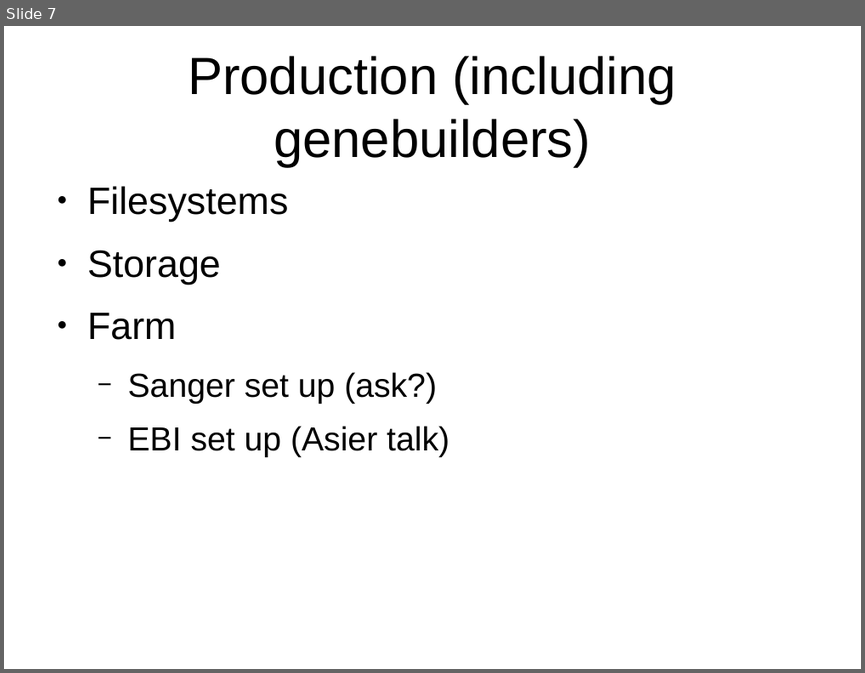
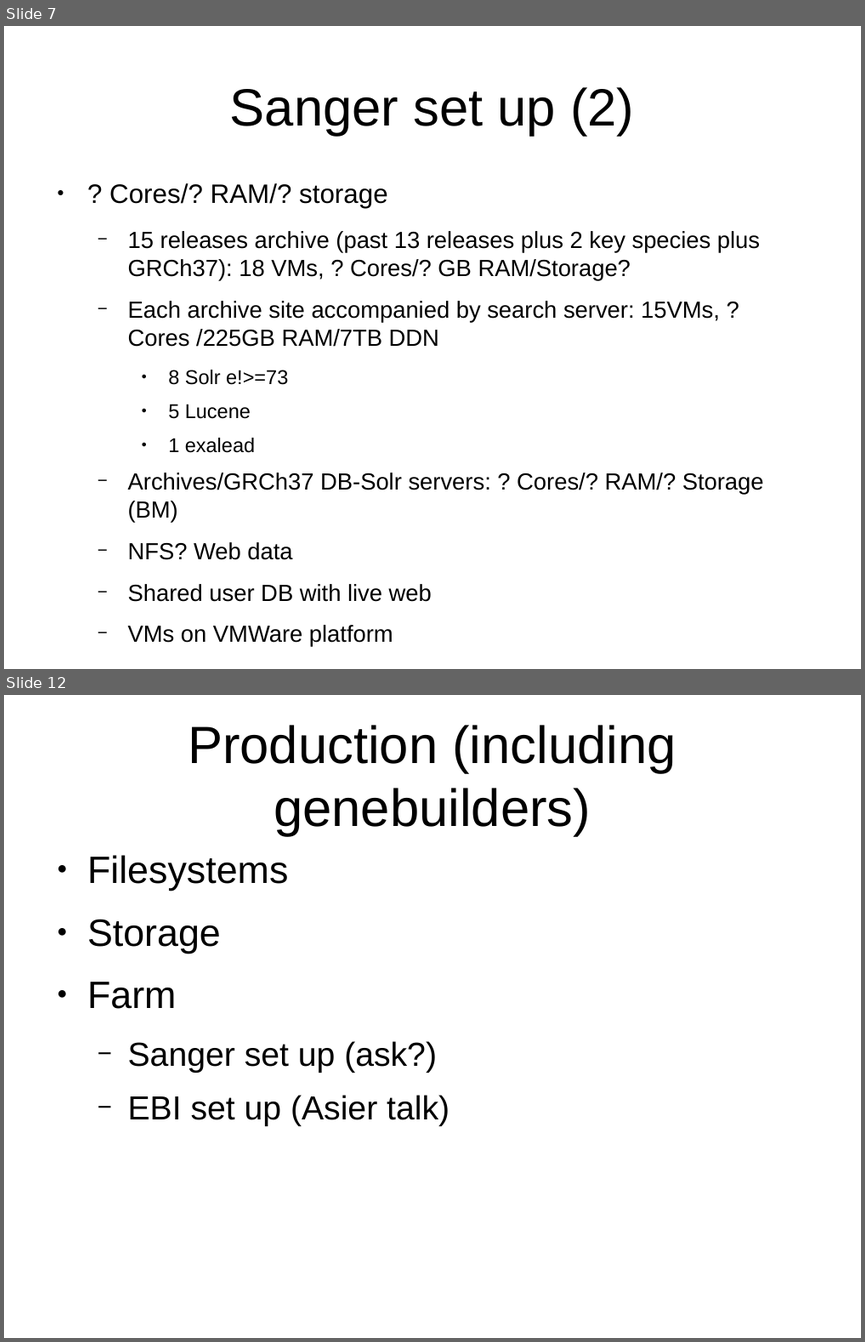
Before and after one commit to avullo/ensembl-migration-pm, a slide deck: data-review-10-16/talk.odp. Shown one above the other, each under a label of ours: slide 7 before the commit, slides 7 and 12 after it; the slides between them are not shown. The pictures are 865x673 and 865x1342 pixels, drawn with LibreOffice and Linux fonts; fonts in the diff are those of the drawing; background and template pictures are left out. Boxes give left, top, right and bottom in pixels: in the first picture for what was removed or moved away, otherwise in the second. Text is boxed around its words. In the diff, an @@ line names an element or a change of style, - is before the commit and + after.

Commit message:
Worked on intro and archives.

```diff
--- a/data-review-10-16/talk.odp
+++ b/data-review-10-16/talk.odp
@@ slide 7 added at [4,26,861,669], background #FFFFFF @@
@@ title added at [230,87,634,136], 44 pt, text #000000 @@
+Sanger set up (2)
@@ text added at [109,183,764,646], 19.6 pt, text #000000 @@
+● ? Cores/? RAM/? storage
+  − 15 releases archive (past 13 releases plus 2 key species plus GRCh37): 18 VMs, ? Cores/? GB RAM/Storage?
+  − Each archive site accompanied by search server: 15VMs, ? Cores /225GB RAM/7TB DDN
+    ● 8 Solr e!>=73
+    ● 5 Lucene
+    ● 1 exalead
+  − Archives/GRCh37 DB-Solr servers: ? Cores/? RAM/? Storage (BM)
+  − NFS? Web data
+  − Shared user DB with live web
+  − VMs on VMWare platform
@@ what was slide 7 is now slide 12 @@
```
Also in this commit, not shown: 2 slides changed, 7 other slides added, 3 slides removed, 2 other files.
